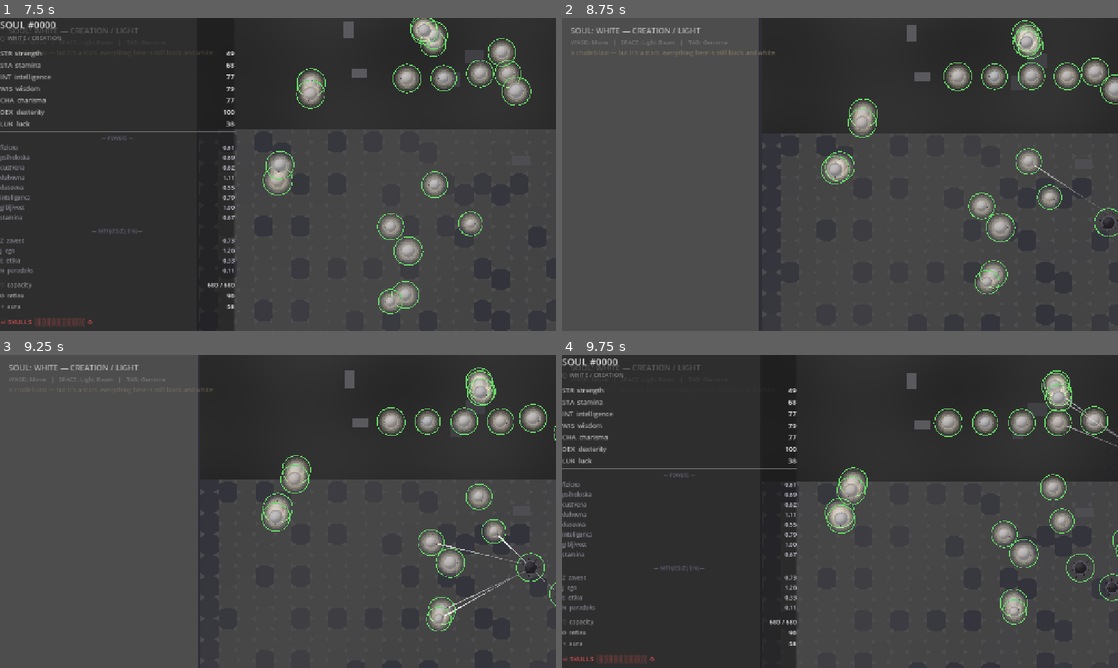
Above: before the commit, frames 1-4 (two rows, left to right).
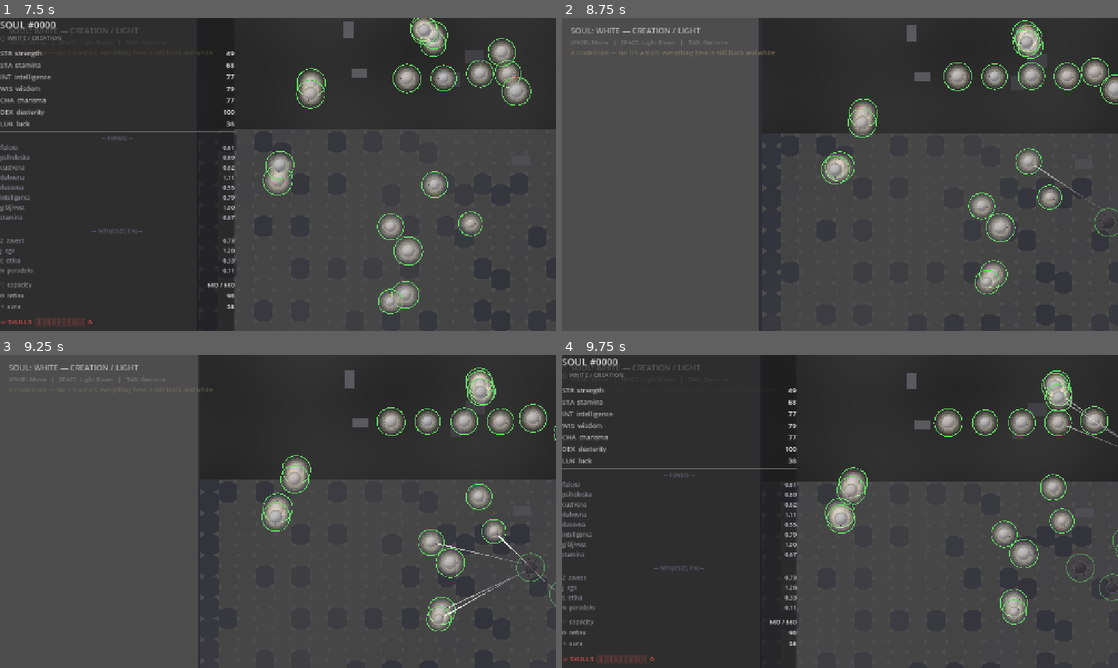
Above: after the commit, the same moments.

Repository: AtmaOVictu/soul-evolution
Game: Godot game, scene res://scenes/main.tscn
Same seed, same stepped clock (60 frames per second), same inputs: the game is played once before the commit and once after it.
Inputs (mouse positions are in pixels of both pictures, inside the frame that each line leads up to):
- Up to frame 1 (7.5 s): click "PLAY" at 0.5 s; click "WHITE — Matter / Electron" at 1.25 s; tap Enter at 2 s; move the mouse to (400, 158) at 2.02 s; hold D 2.03-2.75 s; tap Tab every 1.5 s from 2.1 to 6.6 s; click (400, 158) at 2.17 s; tap Space at 2.27, 5.27 s; drag from (166, 190) to (250, 237) at 2.77 s; move the mouse to (333, 105) at 3.52 s; hold D 3.53-4.25 s; drag from (250, 237) to (111, 127) at 4.27 s; move the mouse to (444, 221) at 5.02 s; hold A 5.03-5.75 s; drag from (111, 127) to (194, 96) at 5.77 s; move the mouse to (305, 174) at 6.52 s; hold S 6.53-7.25 s; click (305, 174) at 6.67 s; drag from (194, 96) to (166, 190) at 7.27 s
- Up to frame 2 (8.75 s): move the mouse to (962, 158) at 8.02 s; hold W from 8.03 s (still down); tap Tab at 8.1 s; tap Space at 8.27 s
- Up to frame 3 (9.25 s): release W at 8.75 s; drag from (166, 527) to (250, 574) at 8.77 s
- Up to frame 4 (9.75 s): move the mouse to (895, 442) at 9.52 s; hold S from 9.53 s (still down); tap Tab at 9.6 s

Frame 1 is identical in both runs. In frame 2, less than 0.1% of the frame differs, in the area x 95-100%, y 60-70%; in frame 3, less than 0.1%; in frame 4, less than 0.1%, in the area x 90-100%, y 56-79%.

Commit message:
Make concealment global, symmetric, and tied to world_color
_update_concealment was fixed-radius, one-directional (white-only), and
terrain-gated only in T_DARK. canon/00-mythos.md wants blindness to be
structural for both polarities and to visibly lift as world_color rises
("Color appears when Time facilitates perception").

Now derives color_ratio with the same formula hex_grid.gd already uses
for its void tint (world_color / (army_size*2), clamped), and from it:
reveal_radius (90->420), an ambush_floor (0.12->1.0, applied when the
hidden soul stands on the viewer's opposing terrain: T_DARK for white
viewers, T_LIGHT for black viewers), and an open_floor (0.55->1.0,
applied everywhere else at range) so blindness reads as global rather
than a dark-tile-only gimmick. Black viewers now fade white_army the
same way white viewers fade black_army.

Also extends _auto_test() with an assertion that every living army
member's concealment_alpha stays within [0.0, 1.0] after the 15s battle
wait.

The floors/radii are starting points, not tuned balance — early-game
blindness is now a materially bigger difficulty shift than the old
always-visible-outside-T_DARK behavior and should be playtested.

Co-Authored-By: Claude Sonnet 5 <noreply@anthropic.com>

Diff:
--- a/scripts/main.gd
+++ b/scripts/main.gd
@@ -132,6 +132,16 @@
 	_t_assert(dust >= 0, "dust is never negative")
 	# Not asserting world_color > 0 here: whether an annihilation has landed
 	# in exactly 15s is itself timing-dependent, tested more directly below.
+
+	print("[TEST] --- Concealment ---")
+	# Concurrent AI/annihilation is still running here, same as the asserts
+	# above — only check the invariant (alpha stays a valid opacity), not
+	# any specific value, since terrain/distance/color_ratio are all live.
+	var concealment_ok := true
+	for sn in white_army + black_army:
+		if is_instance_valid(sn) and (sn.concealment_alpha < 0.0 or sn.concealment_alpha > 1.0):
+			concealment_ok = false
+	_t_assert(concealment_ok, "every living army member's concealment_alpha stays within [0.0, 1.0]")
 
 	print("[TEST] --- Neutron remnant + dust (direct verification) ---")
 	# --auto never simulates a SPACE press, so obstacle/remnant beam collision
@@ -985,26 +995,32 @@
 
 
 func _update_concealment(delta: float) -> void:
-	# Black ambushes from dark hex zones — white has no night vision, so a black
-	# soul standing in a dark tile fades toward near-invisible for a white viewer
-	# until they close the distance. Black viewers see their own kind fine.
+	# Blindness is global and symmetric — "Light notices only what is Light's,
+	# Dark notices only what is Dark's" (canon/00-mythos.md) — and lifts as
+	# world_color rises ("Color appears when Time facilitates perception").
+	# White viewers fade the black army, black viewers fade the white army,
+	# using the same color_ratio hex_grid.gd derives for its own void tint.
 	if not active_body or not is_instance_valid(active_body):
 		return
 	var hex := get_node_or_null("HexGrid")
 	if not hex:
 		return
+	var color_ratio: float = clampf(float(world_color) / maxf(float(army_size) * 2.0, 1.0), 0.0, 1.0)
+	var reveal_radius: float = lerp(90.0, 420.0, color_ratio)
+	var ambush_floor: float = lerp(0.12, 1.0, color_ratio)
+	var open_floor: float = lerp(0.55, 1.0, color_ratio)
+	var fade_speed: float = clampf(delta * 3.0, 0.0, 1.0)
 	var viewer_is_white: bool = active_body.polarity == 0
-	var reveal_radius := 160.0
-	var fade_speed: float = clampf(delta * 3.0, 0.0, 1.0)
-	for sn in black_army:
+	var hidden_army: Array = black_army if viewer_is_white else white_army
+	var ambush_terrain: int = hex.T_DARK if viewer_is_white else hex.T_LIGHT
+	for sn in hidden_army:
 		if not is_instance_valid(sn) or sn == active_body:
 			continue
-		var target_alpha := 1.0
-		if viewer_is_white:
-			var in_dark: bool = hex.get_terrain_at(sn.position) == hex.T_DARK
-			var dist: float = active_body.position.distance_to(sn.position)
-			if in_dark and dist > reveal_radius:
-				target_alpha = 0.15
+		var dist: float = active_body.position.distance_to(sn.position)
+		var in_ambush_terrain: bool = hex.get_terrain_at(sn.position) == ambush_terrain
+		var target_alpha: float = ambush_floor if in_ambush_terrain else open_floor
+		if dist <= reveal_radius:
+			target_alpha = 1.0
 		sn.concealment_alpha = lerp(sn.concealment_alpha, target_alpha, fade_speed)
 
 
